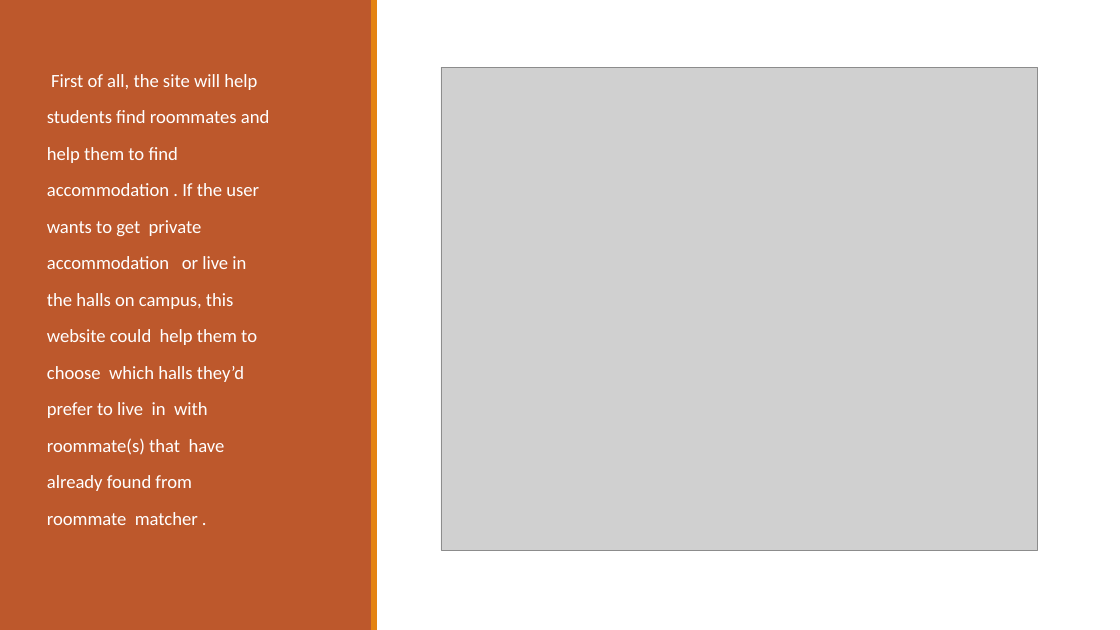
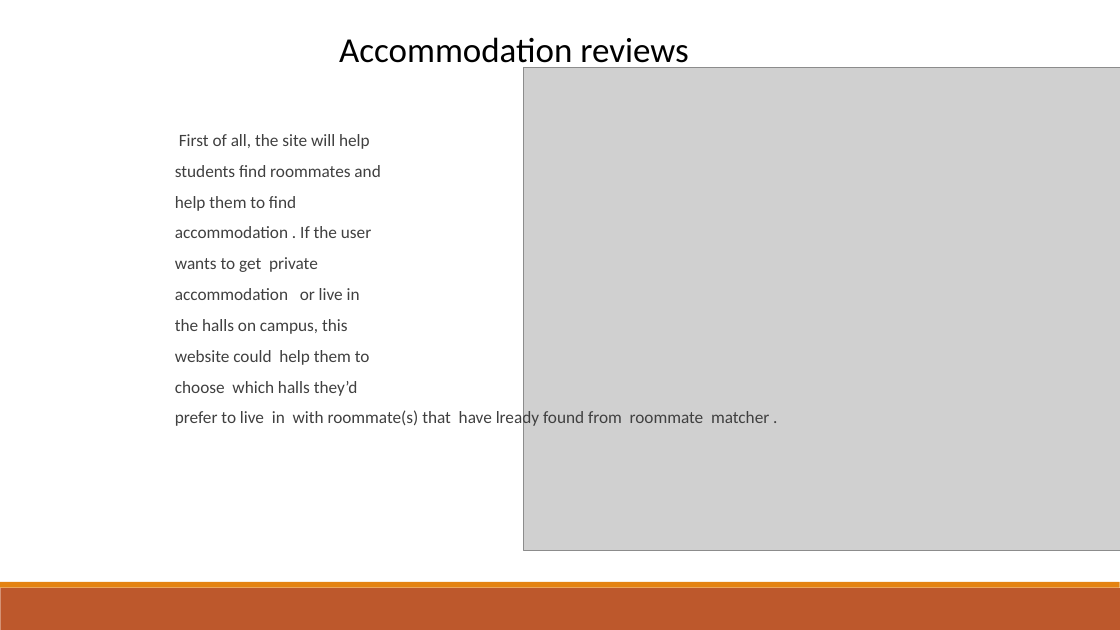
Before and after one commit to dragosthealex/roomies, a slide deck: slide 8 of resources/final_presentation.pptx (slide 9 before the commit). Drawn at 1120x630 pixels with LibreOffice and Linux fonts; fonts in the diff are those of the drawing; grey boxes stand for pictures. Boxes give left, top, right and bottom in pixels: in the first picture for what was removed or moved away, otherwise in the second. Text is boxed around its words. In the diff, an @@ line names an element or a change of style, - is before the commit and + after.

Commit message:
edited presentation

```diff
--- a/resources/final_presentation.pptx
+++ b/resources/final_presentation.pptx
@@ rectangle removed at (0,0,372,630) @@
@@ rectangle removed at (371,0,377,630) @@
@@ text added at (339,37,688,71), 30 pt, text #000000 @@
+Accommodation reviews
@@ picture: place and size @@
-picture at (441,67,1038,550)
+picture at (523,67,1120,550)
@@ text "First of all, the site ...": place and size @@
-text "First of all, the site ..." at (47,74,269,525)
+text "First of all, the site ..." at (175,134,769,428)
@@ text at (175,134,380,396): size 16 to 14.8 pt, text colour #FFFFFF to #404040 in "First of all, the site will help", "students find roommates and", "help them to find", "accommodation . If the user" and 5 more places; bullet none to  ; line spacing 0.9 to 0.7 @@
@@ text at (175,409,769,428): text changed; size 16 to 14.8 pt; text colour #FFFFFF to #404040 @@
-prefer to live in with
-roommate(s) that have
-already found from
-roommate matcher .
+  prefer to live in with roommate(s) that have lready found from roommate matcher .
@@ rectangle added at (0,588,1120,630), fill #BD582C @@
@@ rectangle added at (0,582,1120,588), fill #E48312 @@
```
Also in this commit, not shown: 1 other slide changed, 7 slides added, 2 slides removed.
